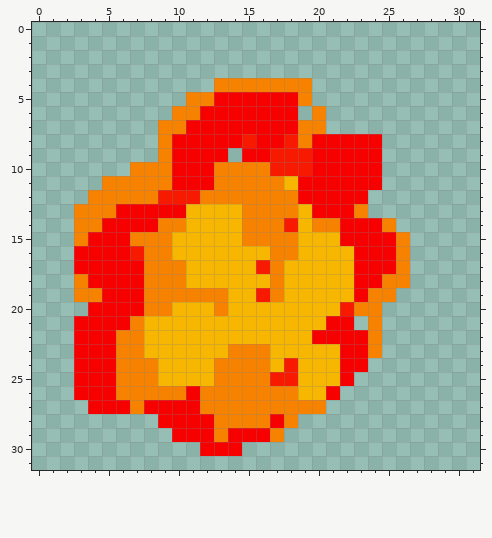
Two versions of one pixel-art sprite, asset/explode.png. Above is the file before it was changed.
The file is 32x32 pixels.
Once edited:
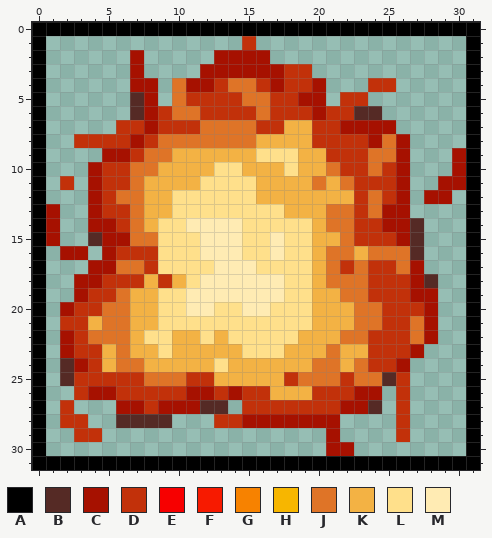
Palette (. is transparent): A #000000  B #552a25  C #a61100  D #c2310a  E #f70000  F #f71a00  G #f78200  H #f7b600  J #df7427  K #f3b244  L #ffe08b  M #ffebb3
From old to new:
Changed rows in their new state; - is an unchanged pixel.
first column x 0:
 0 AAAAAAAAAAAAAAAAAAAAAAAAAAAAAAAA
 1 A--------------D---------------A
 2 A------C-----CCCC--------------A
 3 A------C----CCCCCCDD-----------A
 4 A------CC-JCCDJJDCDDC---DD-----A
 5 A------BC-JDDDDJJDDCC-DD-------A
 6 A------BCDJJDDDDJDDDCDDBB------A
 7 A-----DDCDDDJJJJDDKKDDCCCC-----A
 8 A--DDDDCDJJJJJJJKKKKDDDDCJC----A
 9 A----CCDJJKKKKKKLLLKKDDDJJC---CA
10 A---CDDJJKKKKLLKKKLKKJDDJDC---CA
11 A-D-CDDJKKKKLLLLKKKKJKJDDDC--CCA
12 A---CDJJKKLLLLLLKKKKKKKDJDC-CC-A
13 AC-.CDDJKKLLLLLLLLKKKJJDJCC----A
14 AC-.CCDJKLLMMMMLLLLLKJJDDCCB---A
15 AC-.BCCJJLLLMMMLLMLLKKJDDDCB---A
16 A-CC.CDDDLLLMMMLLMLLKJJKJJJB---A
17 A--.CCJJDLLLLMMMLLLLKJDJDDJC---A
18 A--CCDDDKDKLMMMMMMLLKJJJDDDCB--A
19 A--CDDJKKLLMMMMMMMLLKKJJDDDCC--A
20 A-CDDJJKKLLMMLLMMLLLKKKJJDDDC--A
21 A-DDKJJKKLLLLLLLLLLLKKKJJDDJC--A
22 A-CDJJJKLLKKLKLLLLLKKKJJDDDJC--A
23 A-CDDKJKKLKKKKKLLLKKKJKKDDDC---A
24 A-BCDKJJKKKKKLKKKKKKJJKJDDC----A
25 A-BDDDDDJJJDDKKKKKDJJJDJJBD----A
26 A--DCCDDDDDCCDCDDKKKDDDCC-D----A
27 A-D-..CCDCCCBB.DDDDDDDCCB-D----A
28 A-DD--BBBB...DDCCCCCCC----D----A
29 A--DD-----........---C----D----A
30 A-----------...------CC--------A
31 AAAAAAAAAAAAAAAAAAAAAAAAAAAAAAAA
